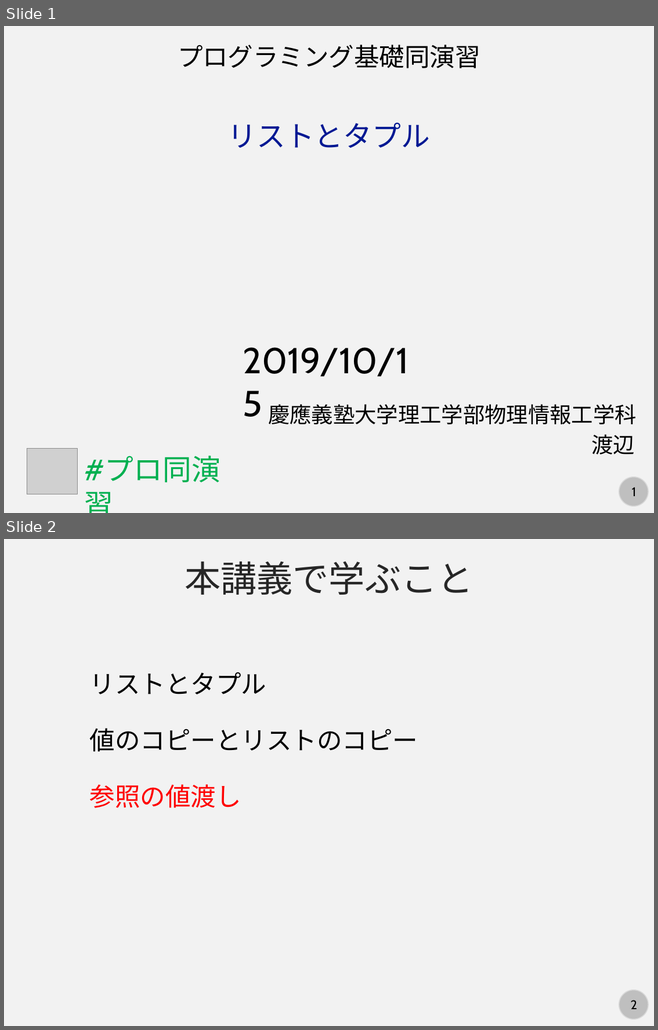
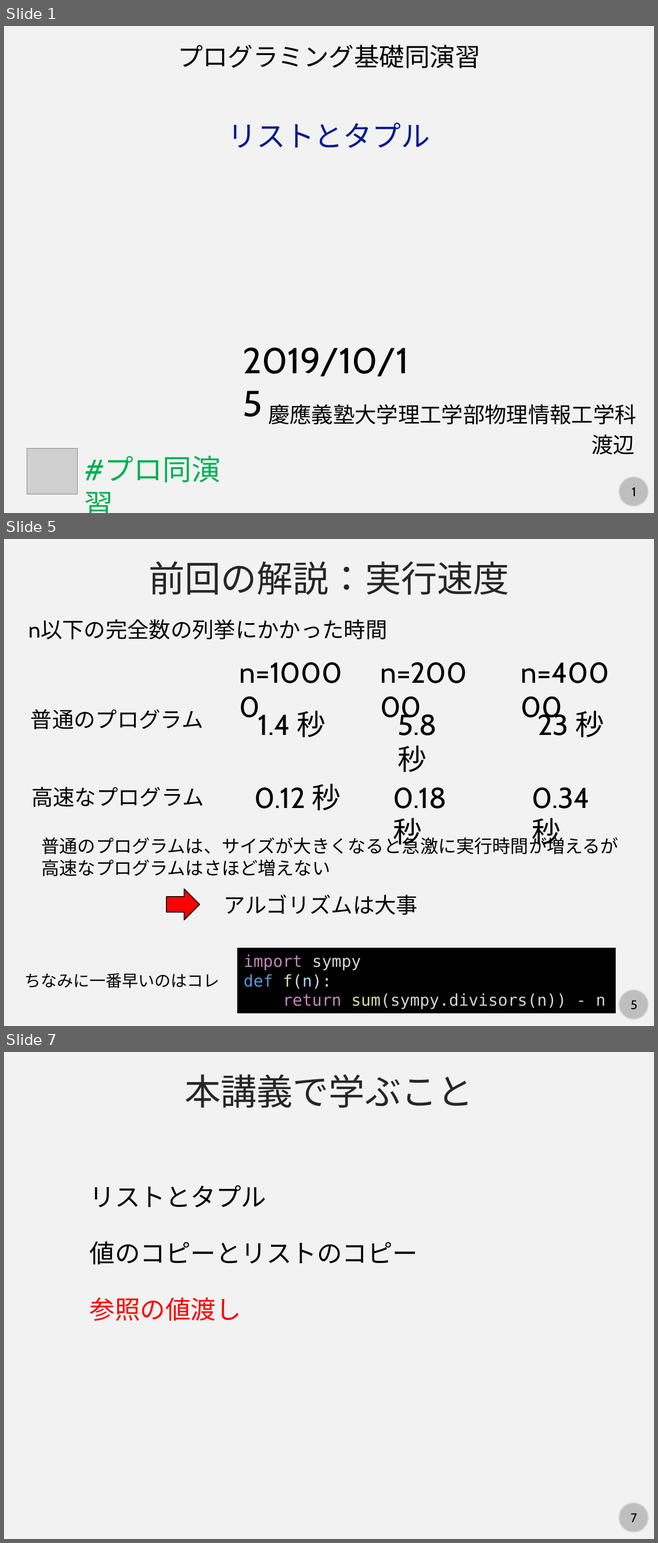
Before and after one commit to kaityo256/python_zero, a slide deck: list/fig/slide.pptx. Shown one above the other, each under a label of ours: slides 1 and 2 before the commit, slides 1, 5 and 7 after it; the slides between them are not shown. The pictures are 658x1030 and 658x1543 pixels, drawn with LibreOffice and Linux fonts; fonts in the diff are those of the drawing; grey boxes stand for pictures. Boxes give left, top, right and bottom in pixels: in the first picture for what was removed or moved away, otherwise in the second. Text is boxed around its words. In the diff, an @@ line names an element or a change of style, - is before the commit and + after.

```diff
--- a/list/fig/slide.pptx
+++ b/list/fig/slide.pptx
@@ slide 5 added at (x1=4, y1=539, x2=654, y2=1026), background #F2F2F2; not listed: 2 template elements that a slide beside it also shows @@
@@ text added at (x1=148, y1=561, x2=509, y2=595), 40 pt, text #262626 @@
+前回の解説：実行速度
@@ text added at (x1=28, y1=620, x2=387, y2=639), 24 pt, text #000000 @@
+n以下の完全数の列挙にかかった時間
@@ text added at (x1=239, y1=662, x2=342, y2=683), 32 pt, text #000000 @@
+n=10000
@@ text added at (x1=380, y1=662, x2=467, y2=683), 32 pt, text #000000 @@
+n=20000
@@ text added at (x1=521, y1=662, x2=609, y2=683), 32 pt, text #000000 @@
+n=40000
@@ text added at (x1=31, y1=709, x2=204, y2=729), 24 pt, text #000000 @@
+普通のプログラム
@@ text added at (x1=258, y1=711, x2=326, y2=737), 32 pt, text #000000 @@
+1.4 秒
@@ text added at (x1=398, y1=711, x2=437, y2=772), 32 pt, text #000000 @@
+5.8 秒
@@ text added at (x1=537, y1=711, x2=604, y2=737), 32 pt, text #000000 @@
+23 秒
@@ text added at (x1=31, y1=787, x2=204, y2=807), 24 pt, text #000000 @@
+高速なプログラム
@@ text added at (x1=255, y1=784, x2=341, y2=810), 32 pt, text #000000 @@
+0.12 秒
@@ text added at (x1=393, y1=787, x2=447, y2=850), 32 pt, text #000000 @@
+0.18 秒
@@ text added at (x1=531, y1=787, x2=589, y2=850), 32 pt, text #000000 @@
+0.34 秒
@@ text added at (x1=42, y1=835, x2=618, y2=877), 20 pt, text #000000 @@
+普通のプログラムは、サイズが大きくなると急激に実行時間が増えるが
+高速なプログラムはさほど増えない
@@ right arrow added at (x1=166, y1=889, x2=199, y2=920), fill #FF0000, outline #000000 1 pt @@
@@ text added at (x1=223, y1=895, x2=418, y2=915), 24 pt, text #000000 @@
+アルゴリズムは大事
@@ rectangle added at (x1=237, y1=947, x2=615, y2=1013), fill #000000, 18 pt, text #D4D4D4 @@
+import sympy
+def f(n):
+return sum(sympy.divisors(n)) - n
@@ text added at (x1=25, y1=973, x2=220, y2=988), 18 pt, text #000000 @@
+ちなみに一番早いのはコレ
@@ what was slide 2 is now slide 7 @@
@@ page number at (x1=630, y1=1513, x2=637, y2=1522): text changed @@
-2
+7
```
Also in this commit, not shown: 6 slides changed, 7 other slides added.
